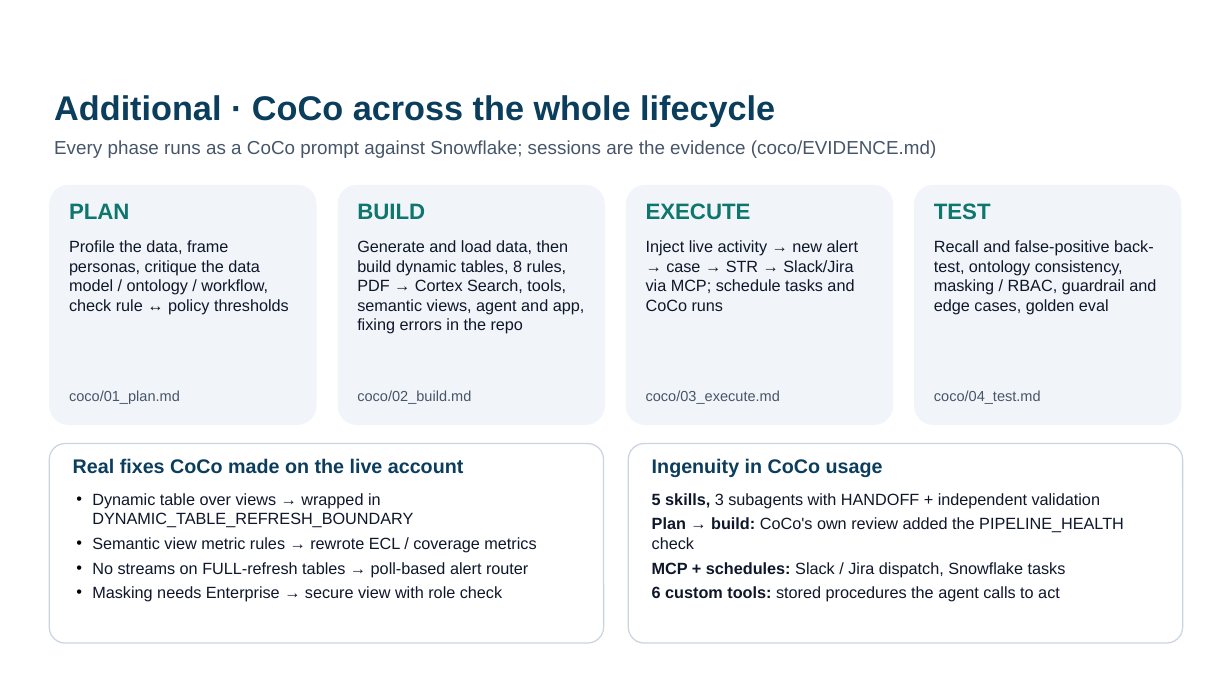
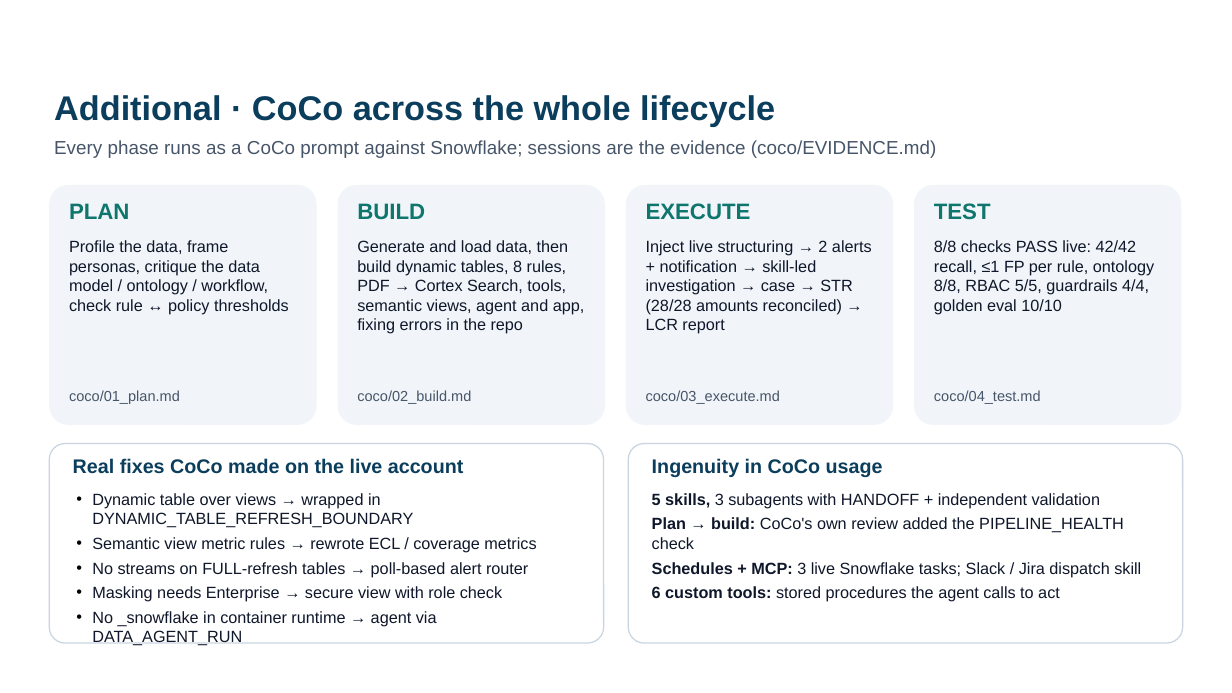
Before and after one commit to ipavanreddy/raqib-snowflake-copilot, a slide deck: slide 5 of docs/Raqib_submission_deck.pptx. Drawn at 1232x693 pixels with LibreOffice and Linux fonts; fonts in the diff are those of the drawing; background and template pictures are left out. Boxes give left, top, right and bottom in pixels: in the first picture for what was removed or moved away, otherwise in the second. Text is boxed around its words. In the diff, an @@ line names an element or a change of style, - is before the commit and + after.

```diff
--- a/docs/Raqib_submission_deck.pptx
+++ b/docs/Raqib_submission_deck.pptx
@@ text at (646,240,872,334): text changed @@
-Inject live activity → new alert → case → STR → Slack/Jira via MCP; schedule tasks and CoCo runs
+Inject live structuring → 2 alerts + notification → skill-led investigation → case → STR (28/28 amounts reconciled) → LCR report
@@ text at (934,240,1154,315): text changed @@
-Recall and false-positive back-test, ontology consistency, masking / RBAC, guardrail and edge cases, golden eval
+8/8 checks PASS live: 42/42 recall, ≤1 FP per rule, ontology 8/8, RBAC 5/5, guardrails 4/4, golden eval 10/10
@@ text at (652,562,1141,577): text changed @@
-MCP + schedules: Slack / Jira dispatch, Snowflake tasks
+Schedules + MCP: 3 live Snowflake tasks; Slack / Jira dispatch skill
@@ text at (92,611,437,646): paragraph added @@
+• No _snowflake in container runtime → agent via DATA_AGENT_RUN
```
Also in this commit, not shown: 1 other slide changed, 5 other files.
